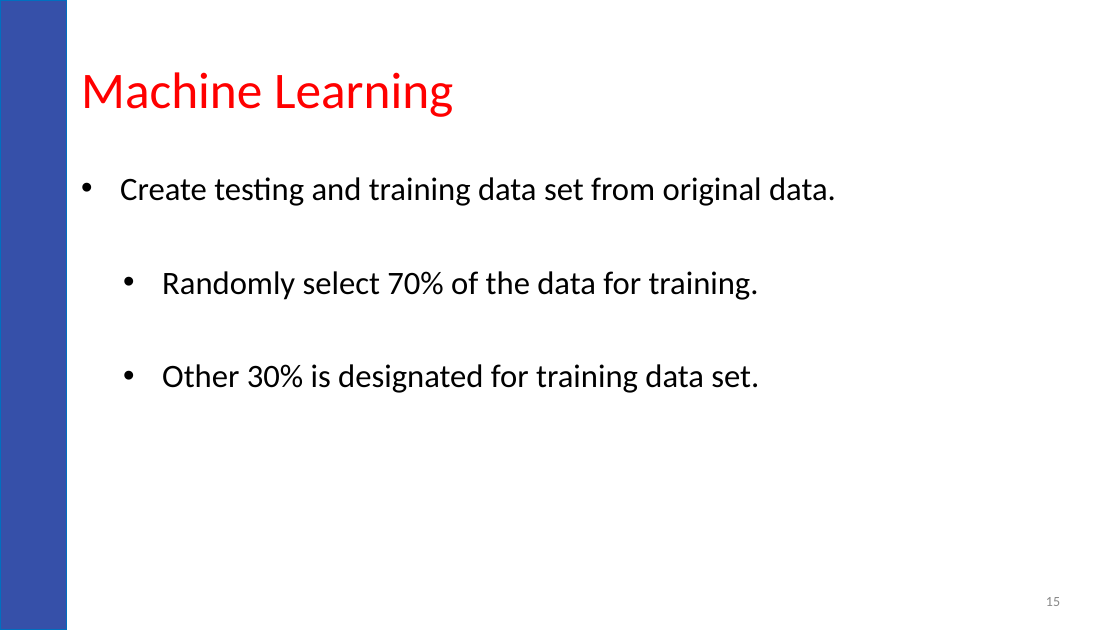
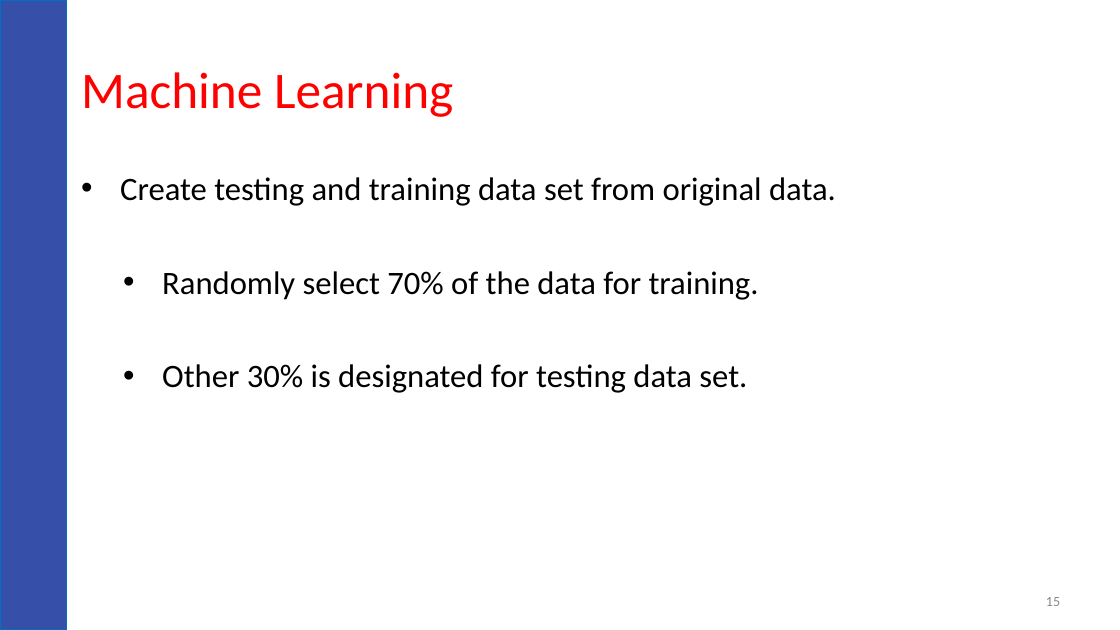
Before and after one commit to lepealec/MSDS-6306-Second-Case-Study, a slide deck: slide 15 of CS2 2.ppt. Drawn at 1120x630 pixels with LibreOffice and Linux fonts; fonts in the diff are those of the drawing; background and template pictures are left out. Boxes give left, top, right and bottom in pixels: in the first picture for what was removed or moved away, otherwise in the second. Text is boxed around its words. In the diff, an @@ line names an element or a change of style, - is before the commit and + after.

Commit message:
updated ppt

```diff
--- a/CS2 2.ppt
+++ b/CS2 2.ppt
@@ text at (162, 364, 747, 393): text changed @@
-  • Other 30% is designated for training data set.
+  • Other 30% is designated for testing data set.
```
Also in this commit, not shown: 2 slides removed.
